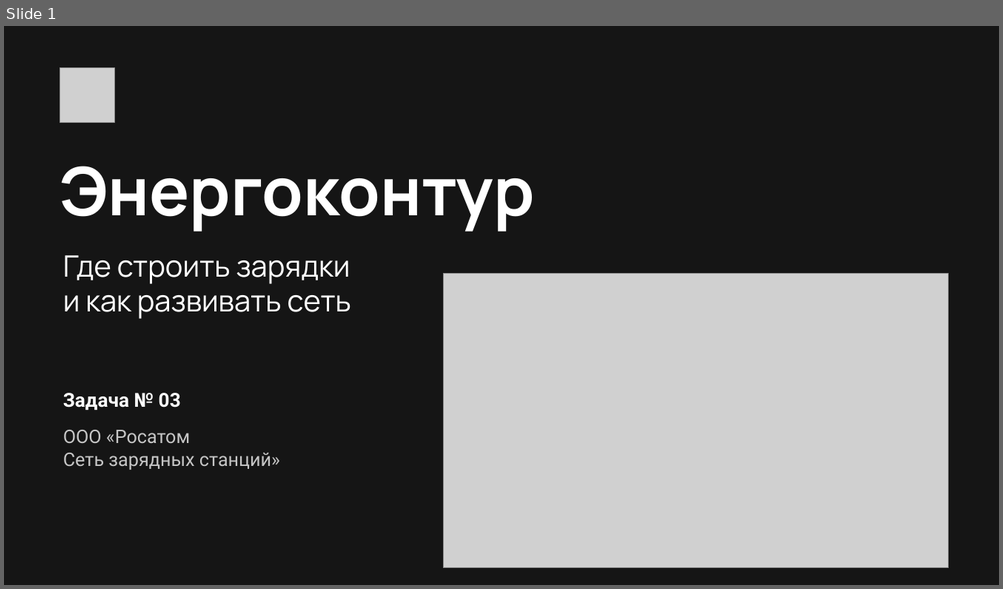
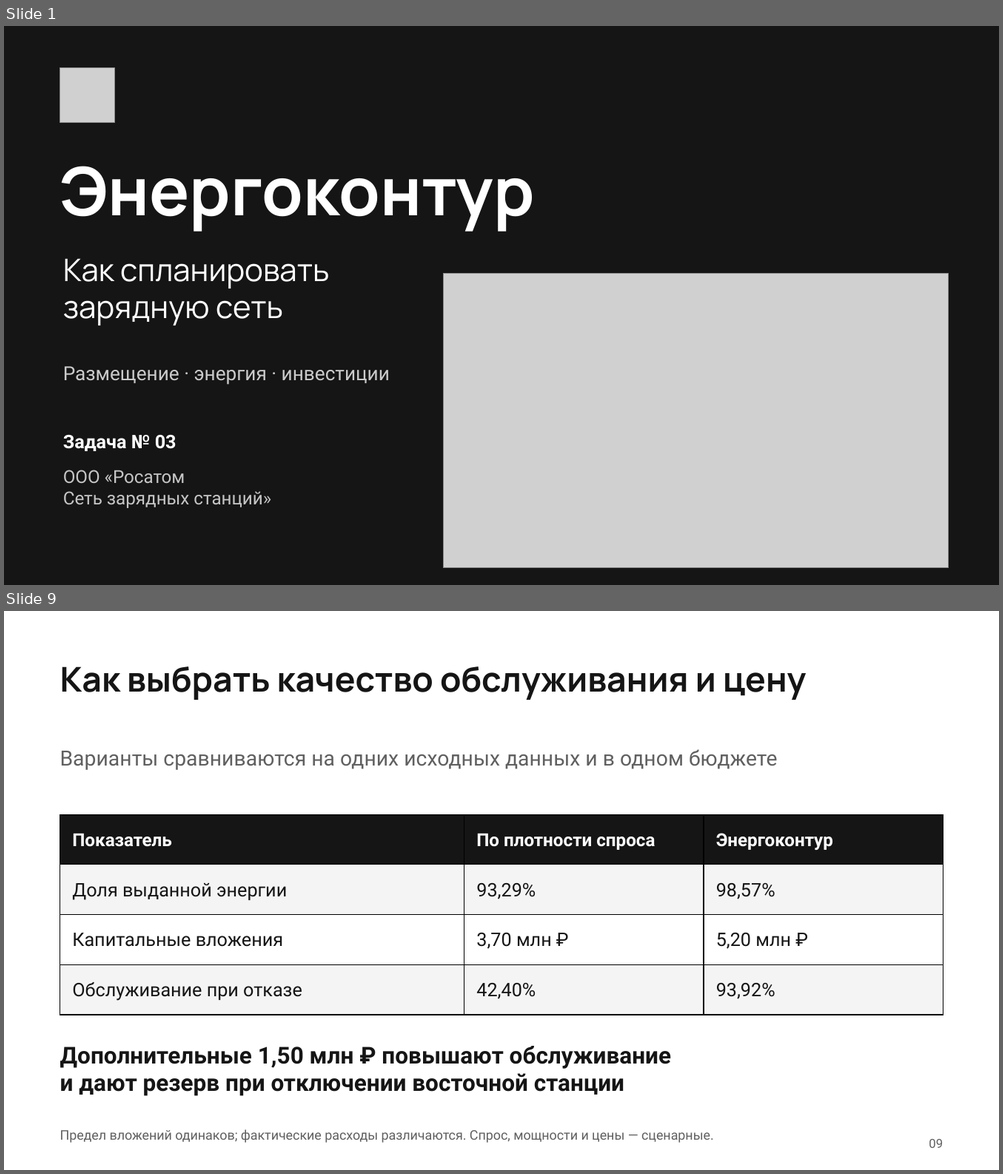
Before and after one commit to Elmar006/energy_web, a slide deck: docs/commission/submission/Энергоконтур_решение_задачи.pptx. Shown one above the other, each under a label of ours: slide 1 before the commit, slides 1 and 9 after it; the slides between them are not shown. The pictures are 1003x589 and 1003x1174 pixels, drawn with LibreOffice and Linux fonts; fonts in the diff are those of the drawing; grey boxes stand for pictures. Boxes give left, top, right and bottom in pixels: in the first picture for what was removed or moved away, otherwise in the second. Text is boxed around its words. In the diff, an @@ line names an element or a change of style, - is before the commit and + after.

```diff
--- a/docs/commission/submission/Энергоконтур_решение_задачи.pptx
+++ b/docs/commission/submission/Энергоконтур_решение_задачи.pptx
@@ slide 9 added at (4, 611, 999, 1170), background #FFFFFF @@
@@ text added at (60, 667, 805, 700), 33 pt, text #151515, bold @@
+Как выбрать качество обслуживания и цену
@@ text added at (60, 749, 777, 770), 20.2 pt, text #606060 @@
+Варианты сравниваются на одних исходных данных и в одном бюджете
@@ table added at (60, 815, 943, 1015), 4 rows, 3 columns @@
+Показатель | По плотности спроса | Энергоконтур
+Доля выданной энергии | 93,29% | 98,57%
+Капитальные вложения | 3,70 млн ₽ | 5,20 млн ₽
+Обслуживание при отказе | 42,40% | 93,92%
@@ text added at (60, 1046, 671, 1096), 22.5 pt, text #151515, bold @@
+Дополнительные 1,50 млн ₽ повышают обслуживание
+и дают резерв при отключении восточной станции
@@ text added at (60, 1130, 714, 1143), 12.8 pt, text #606060 @@
+Предел вложений одинаков; фактические расходы различаются. Спрос, мощности и цены — сценарные.
@@ text added at (928, 1139, 942, 1148), 12 pt, text #606060 @@
+09
@@ slide 1 changed as well @@
@@ text at (63, 258, 329, 326): text changed; size 28.5 to 30 pt @@
-Где строить зарядки
-и как развивать сеть
+Как спланировать
+зарядную сеть
@@ text added at (63, 366, 390, 385), 18.8 pt, text #CBCBCB @@
+Размещение · энергия · инвестиции
@@ text "Задача № 03": place and size @@
-text "Задача № 03" at (63, 393, 181, 410)
+text "Задача № 03" at (63, 435, 176, 452)
@@ text "Задача № 03" at (63, 435, 176, 452): size 18.8 to 18 pt @@
@@ text "ООО «Росатом": place and size @@
-text "ООО «Росатом" at (63, 430, 280, 470)
+text "ООО «Росатом" at (63, 470, 271, 508)
@@ text "ООО «Росатом" at (63, 470, 271, 508): size 18 to 17.2 pt @@
```
Also in this commit, not shown: 10 other slides added, 11 slides removed, 10 other files.
